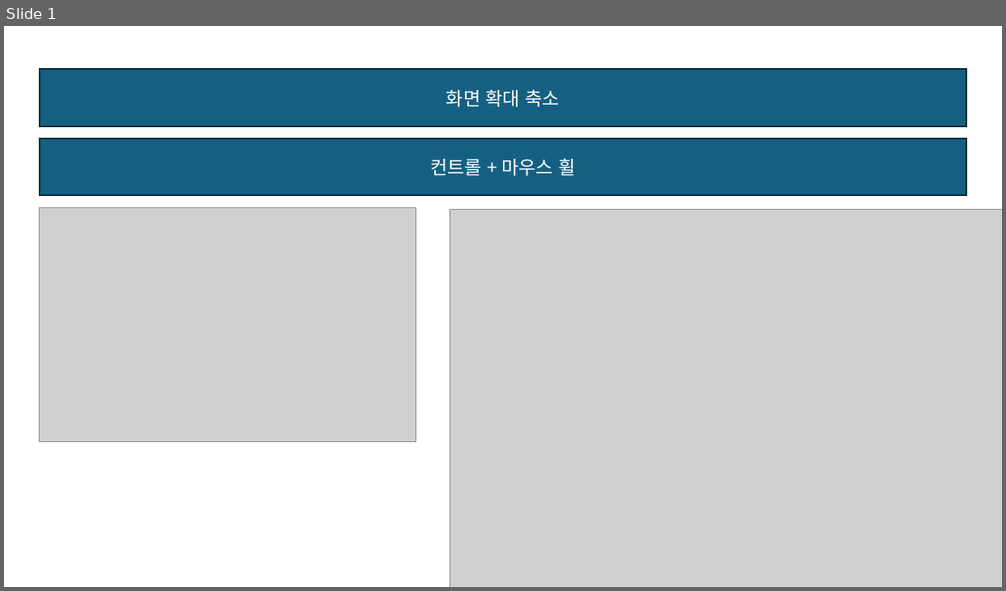
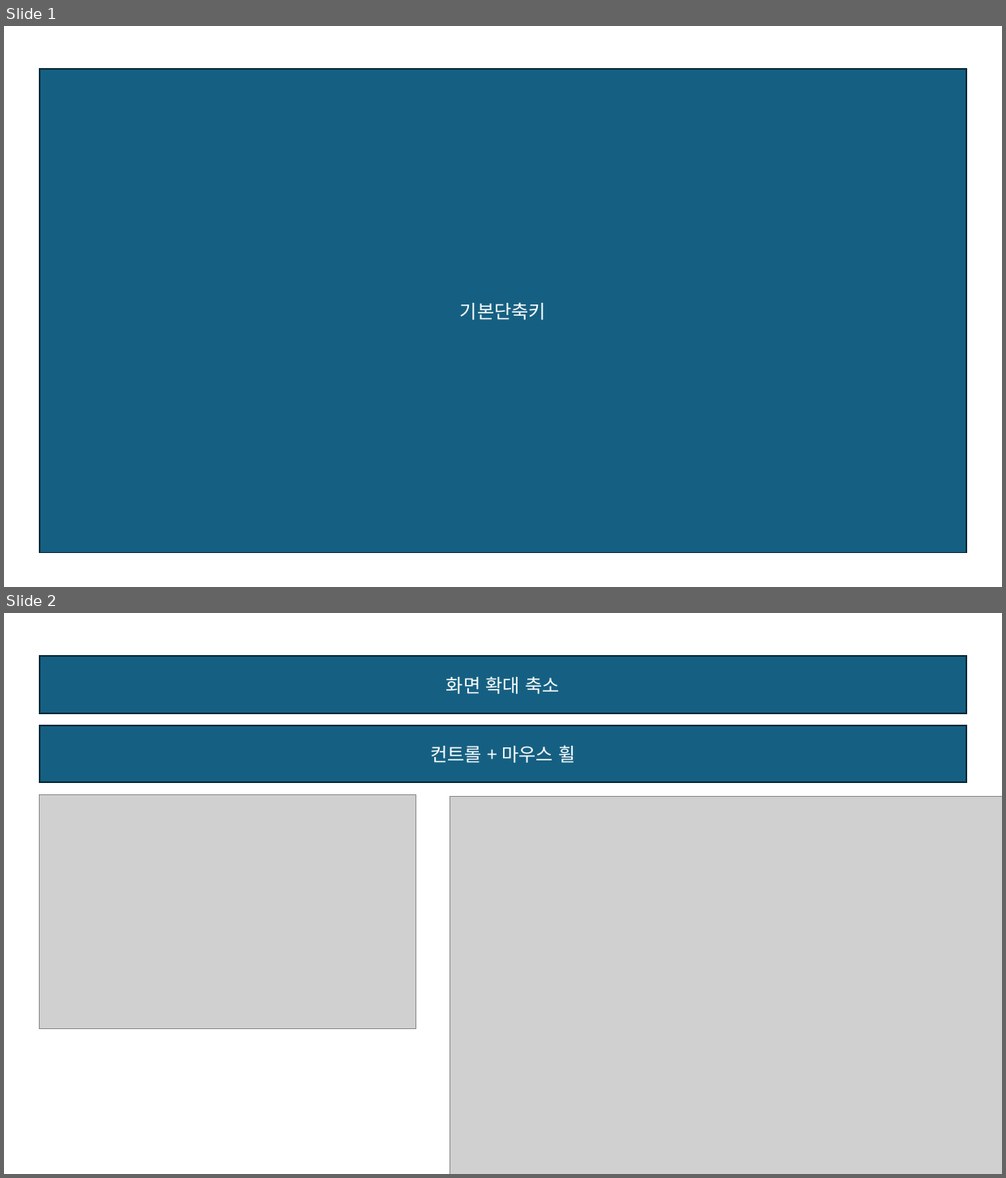
Before and after one commit to JaeSuGang/AssortRockAssignment, a slide deck: DOC/공통문서/비주얼스튜디오 단축키.pptx. Shown one above the other, each under a label of ours: slide 1 before the commit, slides 1 and 2 after it. The pictures are 1006x591 and 1006x1178 pixels, drawn with LibreOffice and Linux fonts; fonts in the diff are those of the drawing; grey boxes stand for pictures. Boxes give left, top, right and bottom in pixels: in the first picture for what was removed or moved away, otherwise in the second. Text is boxed around its words. In the diff, an @@ line names an element or a change of style, - is before the commit and + after.

```diff
--- a/DOC/공통문서/비주얼스튜디오 단축키.pptx
+++ b/DOC/공통문서/비주얼스튜디오 단축키.pptx
@@ slide 1 added at box(4, 26, 1002, 587), background #FFFFFF @@
@@ rectangle added at box(39, 70, 966, 553), fill #156082, outline #092A39 1.5 pt, 18 pt, text #FFFFFF @@
+기본단축키
@@ what was slide 1 is now slide 2 @@
```
Also in this commit, not shown: 1 slide changed, 3 other slides added, 15 other files.
